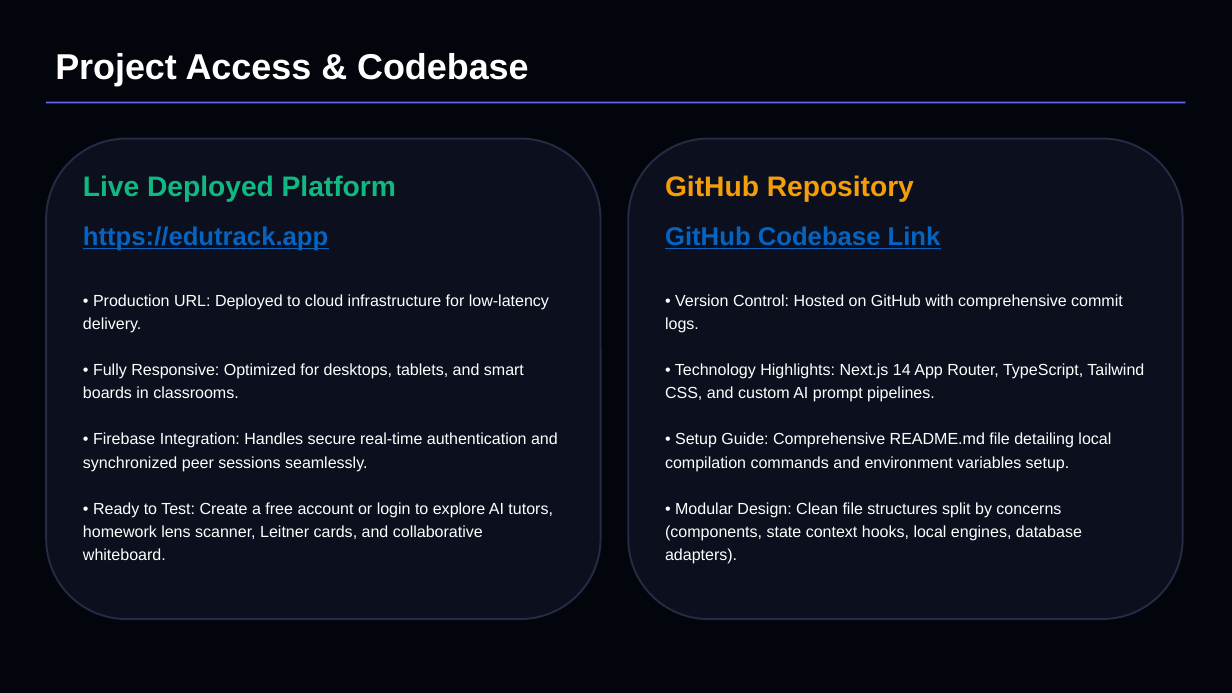
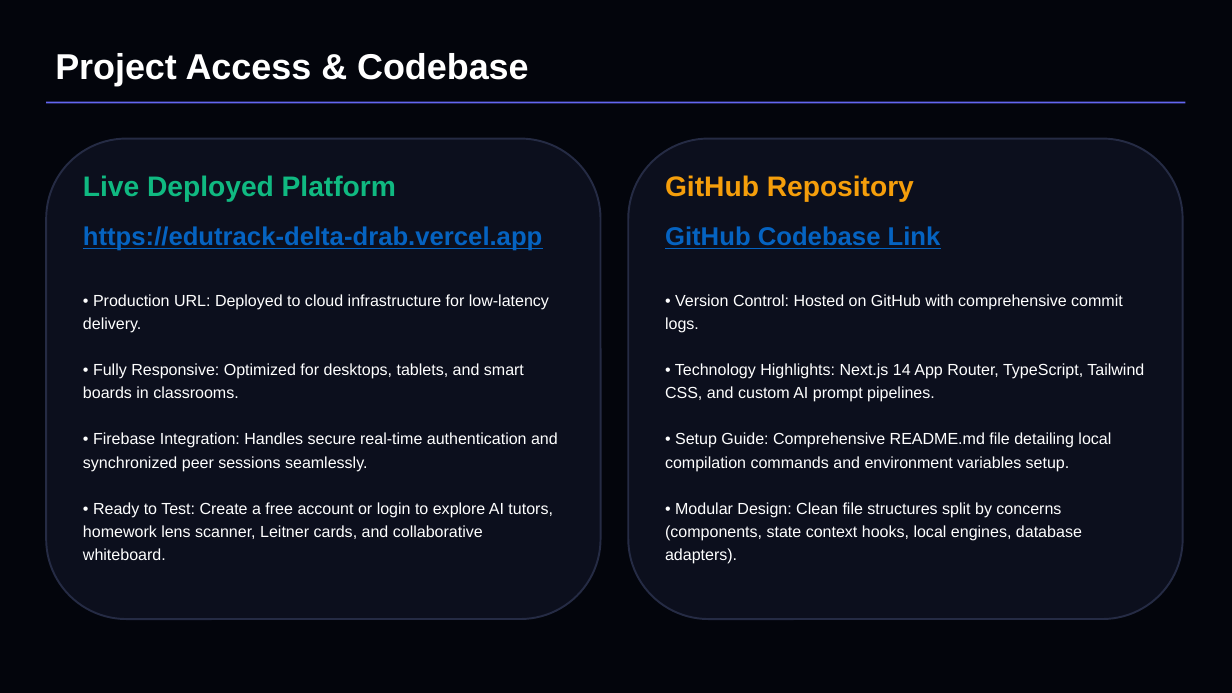
Before and after one commit to sriram12345678900/Edutrack, a slide deck: slide 9 of Submission/EduTrack_Presentation_Fixed.pptx. Drawn at 1232x693 pixels with LibreOffice and Linux fonts; fonts in the diff are those of the drawing. Boxes give left, top, right and bottom in pixels: in the first picture for what was removed or moved away, otherwise in the second. Text is boxed around its words. In the diff, an @@ line names an element or a change of style, - is before the commit and + after.

Commit message:
docs: update live deployment url to vercel link in ppt and codebase

```diff
--- a/Submission/EduTrack_Presentation_Fixed.pptx
+++ b/Submission/EduTrack_Presentation_Fixed.pptx
@@ text at box(83, 226, 542, 251): text changed @@
-https://edutrack.app
+https://edutrack-delta-drab.vercel.app
```
Also in this commit, not shown: 2 other slides changed, 2 other files.
